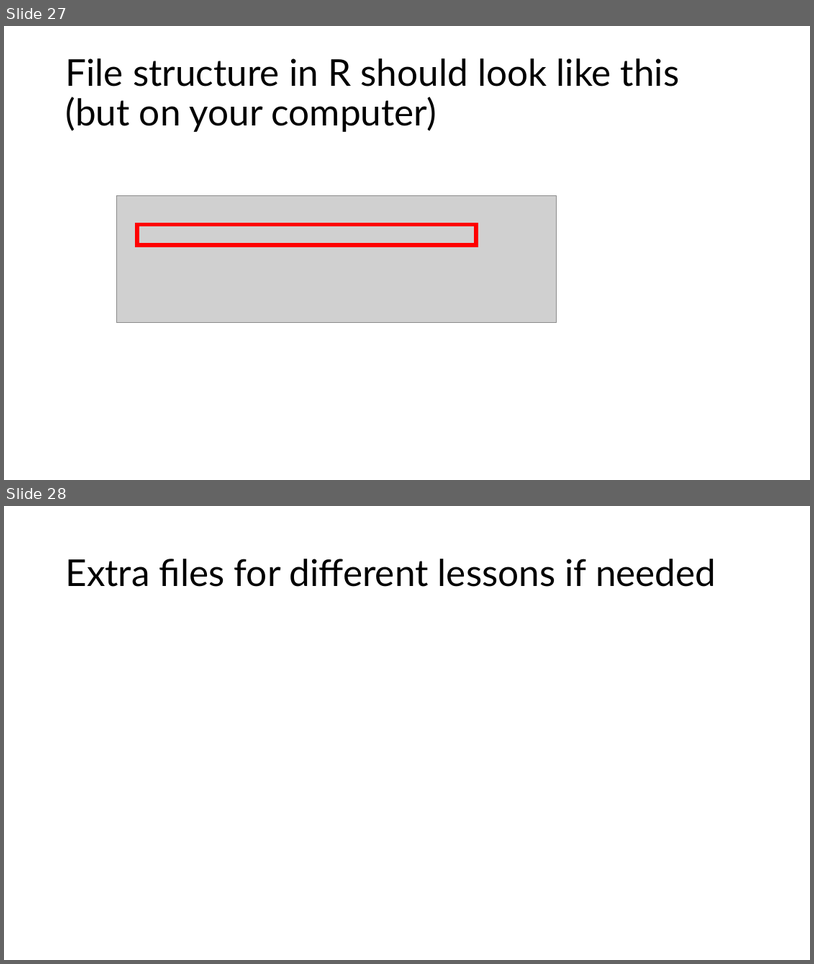
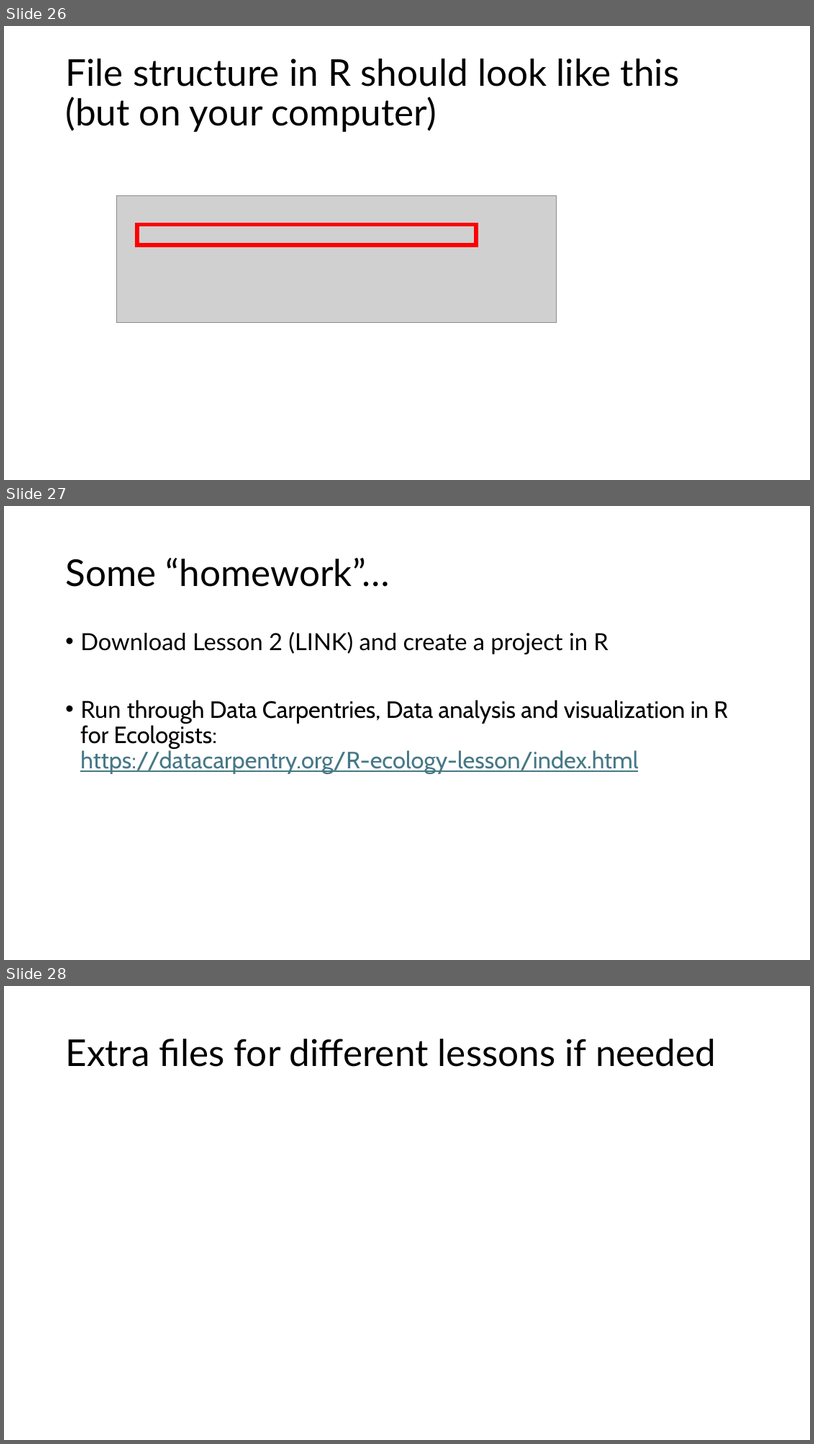
Before and after one commit to wwoelmer/BOPRC_1_R_Fundamentals, a slide deck: Introduction to R Workshop 1.pptx. Shown one above the other, each under a label of ours: slides 27 and 28 before the commit, slides 26, 27 and 28 after it. The pictures are 814x964 and 814x1444 pixels, drawn with LibreOffice and Linux fonts; fonts in the diff are those of the drawing; grey boxes stand for pictures. Boxes give left, top, right and bottom in pixels: in the first picture for what was removed or moved away, otherwise in the second. Text is boxed around its words. In the diff, an @@ line names an element or a change of style, - is before the commit and + after.

```diff
--- a/Introduction to R Workshop 1.pptx
+++ b/Introduction to R Workshop 1.pptx
@@ slide 27 added at (4, 506, 810, 960), background #FFFFFF @@
@@ title added at (65, 558, 390, 587), 44 pt, text #000000 @@
+Some “homework”…
@@ text added at (80, 632, 728, 774), 28 pt, text #000000 @@
+• Download Lesson 2 (LINK) and create a project in R
+• Run through Data Carpentries, Data analysis and visualization in R for Ecologists: https://datacarpentry.org/R-ecology-lesson/index.html
@@ what was slide 27 is now slide 26 @@
```
Also in this commit, not shown: 2 slides changed, 1 slide removed.
